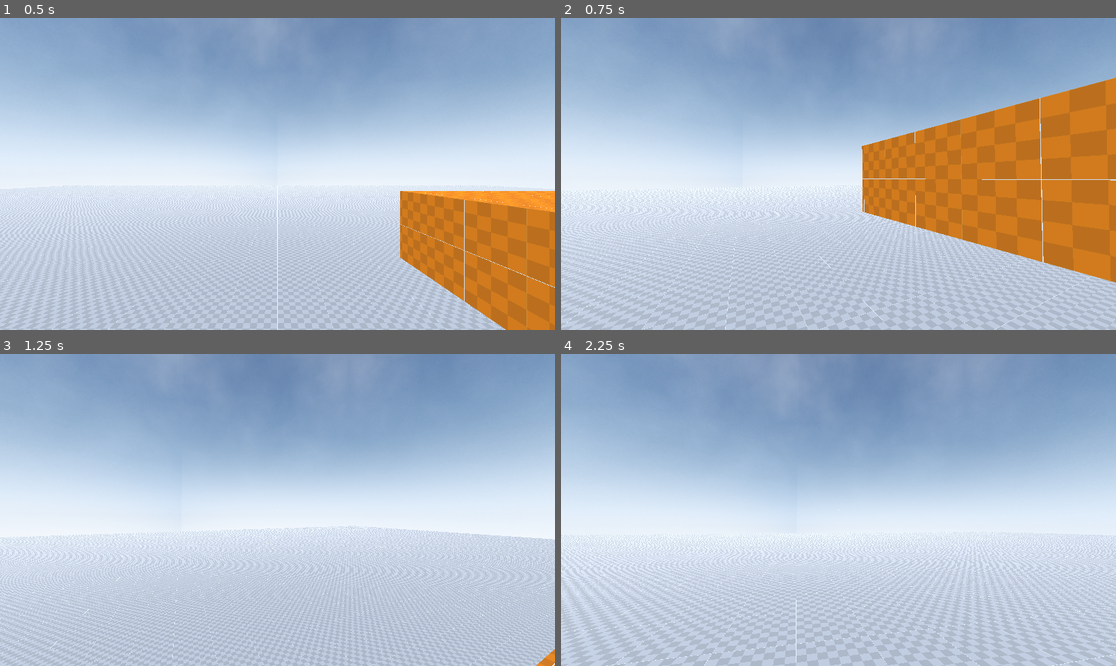
Above: before the commit, frames 1-4 (two rows, left to right).
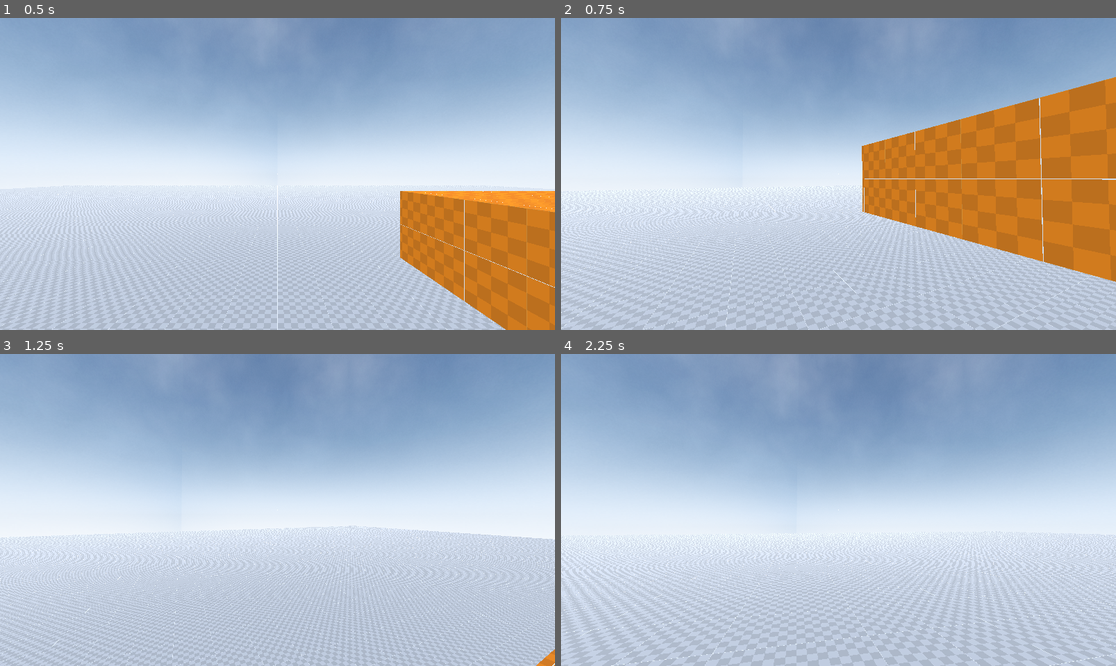
Above: after the commit, the same moments.

Repository: Emaleth/Anathema_old
Game: Godot game, scene res://world.tscn
Two runs of this game, one before a commit and one after it. Both use one fixed random seed, a clock stepped at 60 frames per second and the inputs below.
Inputs (mouse positions are in pixels of both pictures, inside the frame that each line leads up to):
- Up to frame 1 (0.5 s): no input
- Up to frame 2 (0.75 s): move the mouse to (866, 174) at 0.52 s; hold W (move_forward) from 0.53 s (still down); hold C (crouch) from 0.53 s (still down); click (866, 174) at 0.67 s
- Up to frame 3 (1.25 s): keep holding W (move_forward); keep holding C (crouch); tap Space (jump) at 0.77 s
- Up to frame 4 (2.25 s): keep holding W (move_forward); move the mouse to (810, 510) at 1.27 s; release C (crouch) at 1.28 s; click (810, 510) at 1.35 s; tap Space (jump) at 1.52 s; move the mouse to (849, 503) at 2.02 s; right-click (849, 503) at 2.1 s; click (849, 503) at 2.17 s

Frame 1 is identical in both runs. In frame 2, 4.7% of the frame differs, in the area x 0-100%, y 18-100%; in frame 3, 1.3%; in frame 4, 6.6%, in the area x 0-100%, y 57-100%.

Commit message:
modified:   source/actors/player/player.gd

Diff:
--- a/source/actors/player/player.gd
+++ b/source/actors/player/player.gd
@@ -27,11 +27,12 @@
 ]
 
 @onready var head := $Head
+@onready var camera := $Head/Camera3D
 @onready var footsteps_audio := $FootstepsAudio
 @onready var breathing_audio := $Head/BreathingAudio
 @onready var footstep_timer := $FootstepTimer
 
-
+var head_tilt := 0.0
 
 func _ready():
 	Input.mouse_mode = Input.MOUSE_MODE_CAPTURED
@@ -60,6 +61,10 @@
 		velocity.z = move_toward(velocity.z, 0, current_speed)
 
 	move_and_slide()
+
+	camera.rotation_degrees.z = lerp(camera.rotation_degrees.z, 5.0 * clamp(head_tilt, -1.0, 1.0), 0.1)
+	head_tilt = 0.0
+
 	if crouching:
 		current_speed = CROUCHING_SPEED
 		head.position.y = lerp(head.position.y, CROUCHING_HEAD_HEIGHT, 0.3)
@@ -79,8 +84,11 @@
 	if event is InputEventMouseMotion:
 		rotate_y(event.relative.x * Settings.mouse_sensitivity * -1)
 		rotation_degrees.y = wrap(rotation_degrees.y, -180, 180)
-		head.rotate_x(event.relative.y * Settings.mouse_sensitivity * -1)
-		head.rotation_degrees.x = clamp(head.rotation_degrees.x, -90, 90)
+		camera.rotate_x(event.relative.y * Settings.mouse_sensitivity * -1)
+		if abs(event.relative.x) > 5.0:
+			head_tilt = -event.relative.x
+		camera.rotation_degrees.x = clamp(camera.rotation_degrees.x, -90, 90)
+
 
 
 func footsteps():
